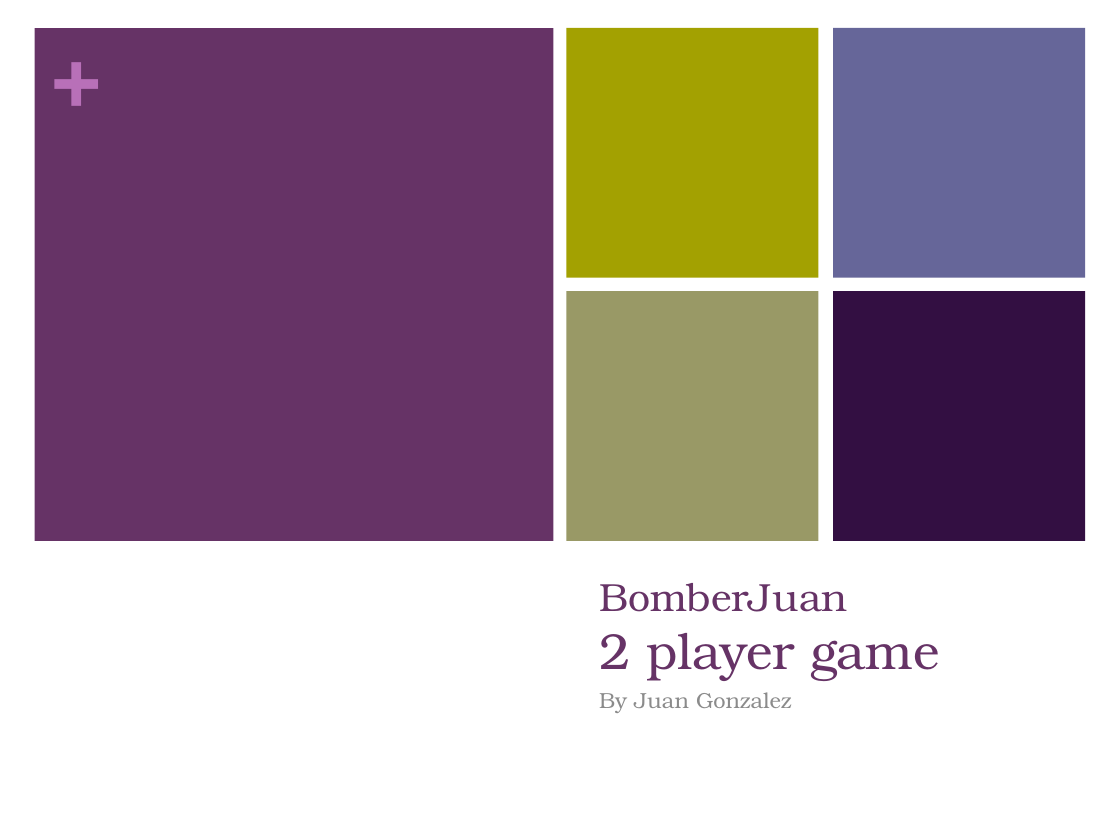
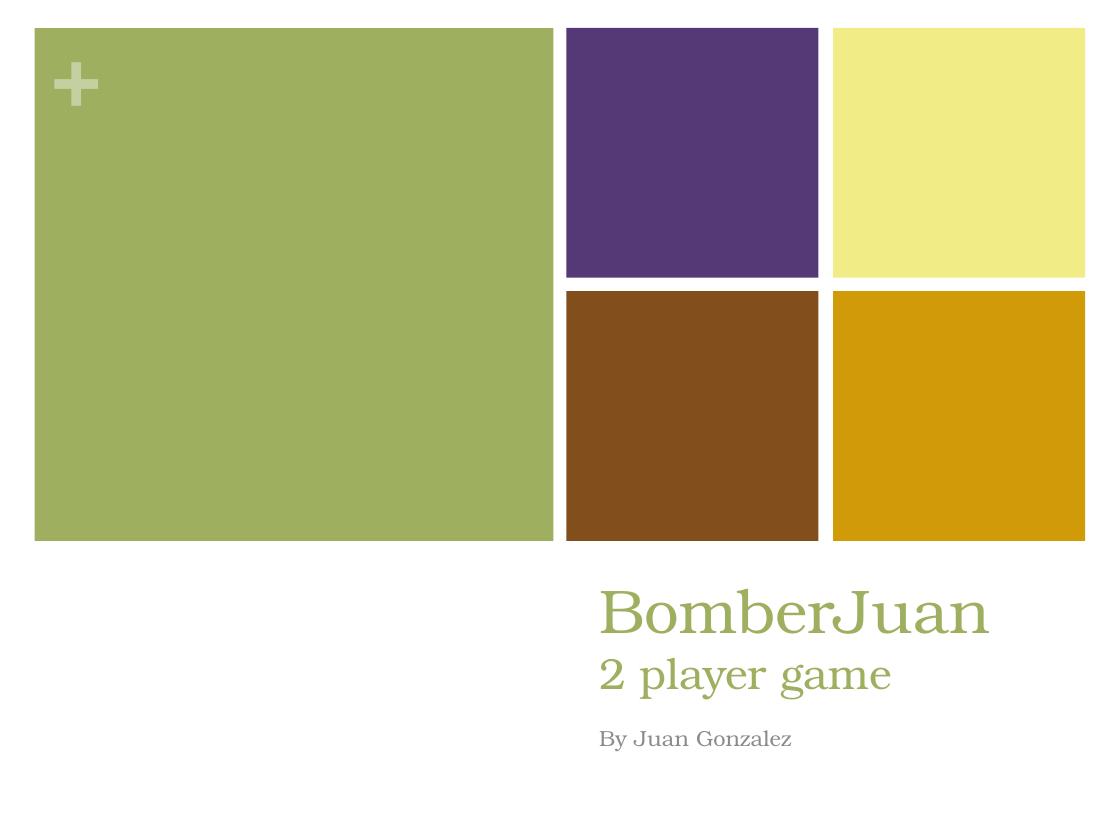
Before and after one commit to juangonzalez/Juan, a slide deck: slide 1 of BomberJuan.pptx. Drawn at 1120x840 pixels with LibreOffice and Linux fonts; fonts in the diff are those of the drawing. Boxes give left, top, right and bottom in pixels: in the first picture for what was removed or moved away, otherwise in the second. Text is boxed around its words. In the diff, an @@ line names an element or a change of style, - is before the commit and + after.

```diff
--- a/BomberJuan.pptx
+++ b/BomberJuan.pptx
@@ rectangle at <box>35,28,553,541</box>: fill #663366 to #9EB060 @@
@@ text "+" at <box>52,21,102,123</box>: text colour #B870B8 to #C5D0A0 @@
@@ rectangle at <box>567,28,819,278</box>: fill #A3A101 to #553876 @@
@@ rectangle at <box>833,28,1085,278</box>: fill #666699 to #F2EC86 @@
@@ rectangle at <box>567,291,819,541</box>: fill #999966 to #824F1C @@
@@ rectangle at <box>833,291,1085,541</box>: fill #330F42 to #D09A08 @@
@@ title "BomberJuan 2 player game" at <box>599,589,989,700</box>: size 25.2 to 39.6 pt in "BomberJuan"; size 32.4 to 27.9 pt in "2 player game"; text colour #663366 to #9EB060 @@
@@ subtitle "By Juan Gonzalez": place and size @@
-subtitle "By Juan Gonzalez" at <box>599,692,791,713</box>
+subtitle "By Juan Gonzalez" at <box>599,730,791,751</box>
```
Also in this commit, not shown: 9 other slides changed, 1 slide added, 4 other files.
